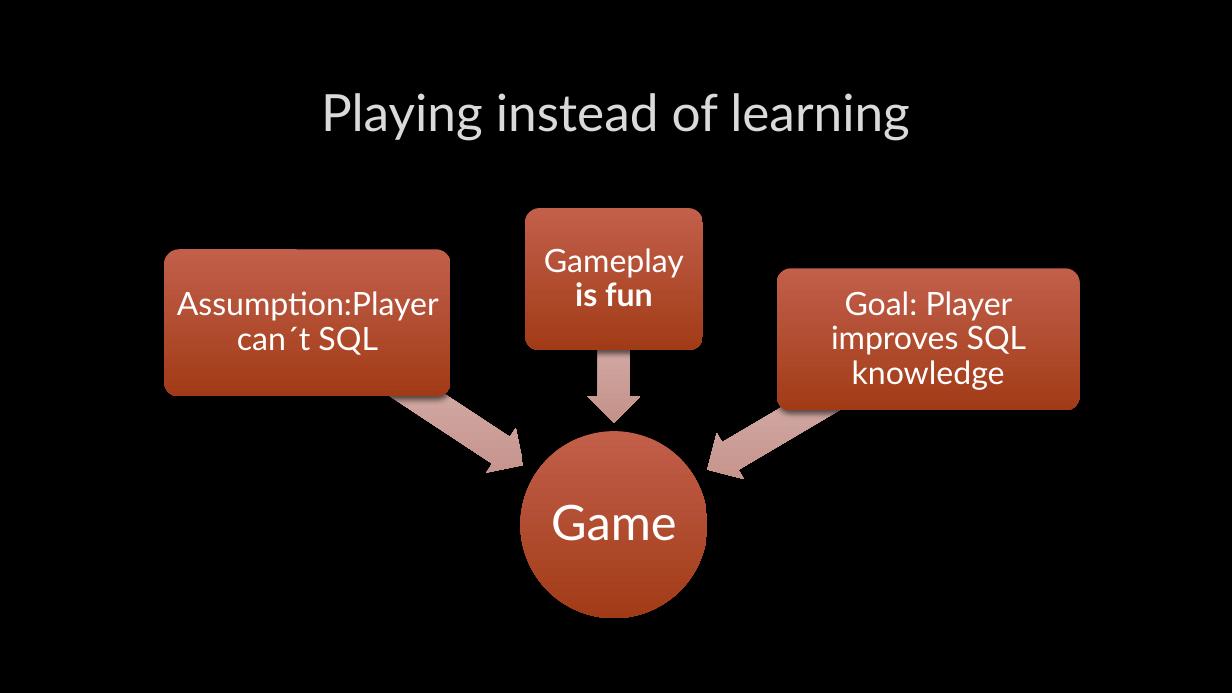
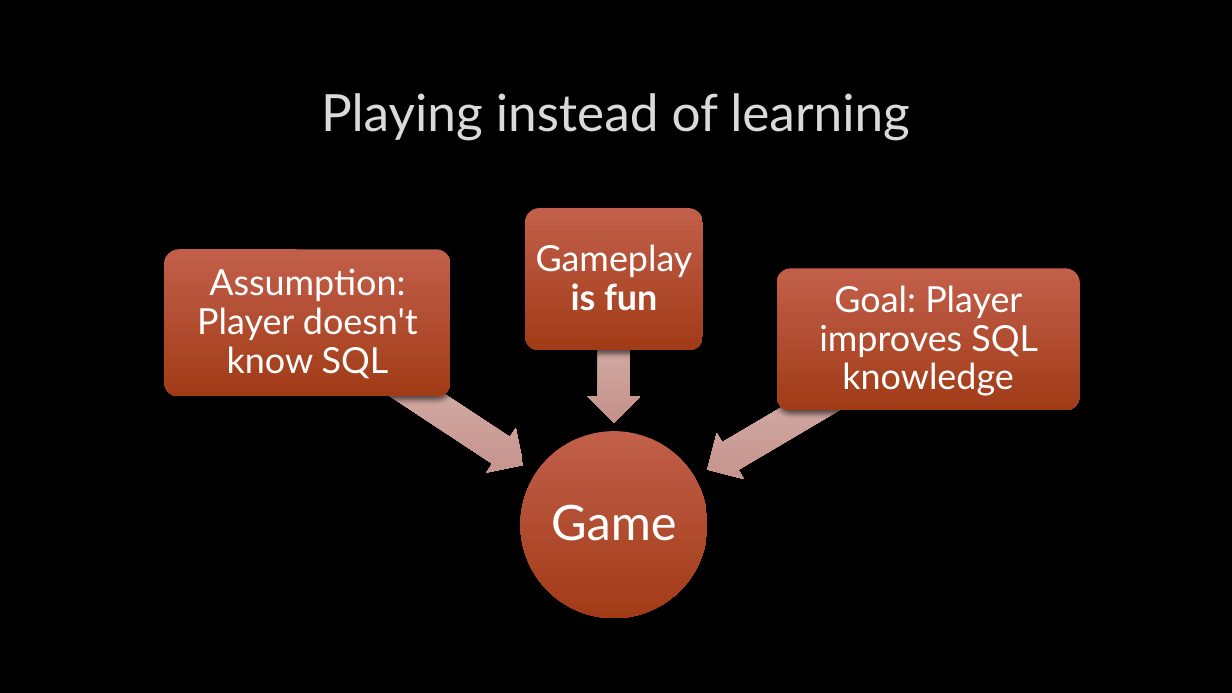
Before and after one commit to felixnext/enjoy-sql, a slide deck: slide 4 of presentation/Enjoy-SQL.pptx. Drawn at 1232x693 pixels with LibreOffice and Linux fonts; fonts in the diff are those of the drawing; background and template pictures are left out. Boxes give left, top, right and bottom in pixels: in the first picture for what was removed or moved away, otherwise in the second. Text is boxed around its words. In the diff, an @@ line names an element or a change of style, - is before the commit and + after.

```diff
--- a/presentation/Enjoy-SQL.pptx
+++ b/presentation/Enjoy-SQL.pptx
@@ text "Gameplay is fun" at <box>536,244,693,311</box>: size 25 to 28 pt; more space between paragraphs @@
@@ text at <box>197,268,418,379</box>: text changed; size 25 to 28 pt @@
-Assumption:Player can´t SQL
+Assumption: Player doesn't know SQL
@@ text "Goal: Player improves SQL knowledge" at <box>819,285,1038,396</box>: size 25 to 28 pt; more space between paragraphs @@
```
Also in this commit, not shown: 1 other file.
